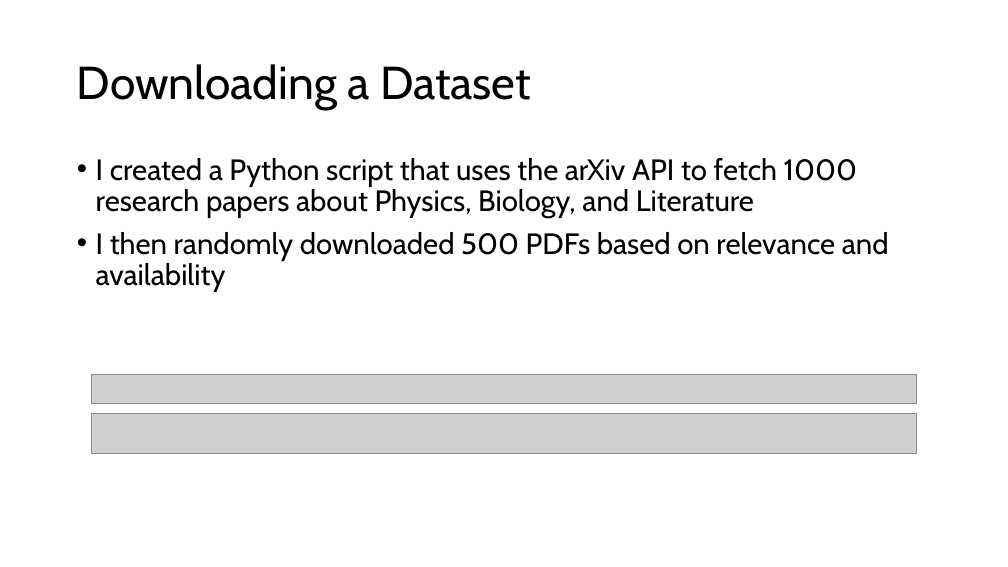
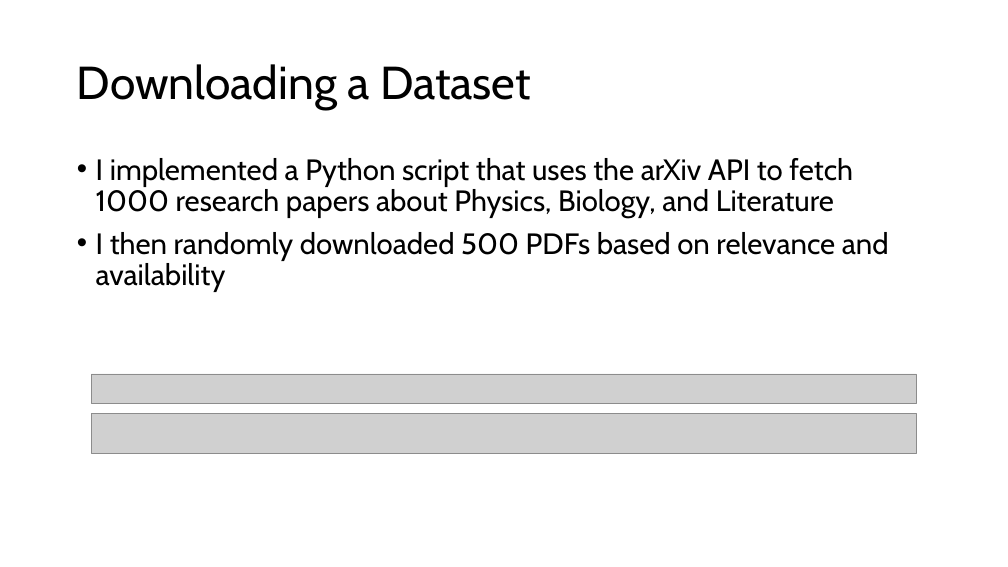
Before and after one commit to henryroeth/research-paper-organizer, a slide deck: slide 4 of docs/Progress_Report_1_HKR.pptx. Drawn at 1008x567 pixels with LibreOffice and Linux fonts; fonts in the diff are those of the drawing; grey boxes stand for pictures. Boxes give left, top, right and bottom in pixels: in the first picture for what was removed or moved away, otherwise in the second. Text is boxed around its words. In the diff, an @@ line names an element or a change of style, - is before the commit and + after.

```diff
--- a/docs/Progress_Report_1_HKR.pptx
+++ b/docs/Progress_Report_1_HKR.pptx
@@ text at <box>96,158,853,219</box>: text changed @@
-• I created a Python script that uses the arXiv API to fetch 1000 research papers about Physics, Biology, and Literature
+• I implemented a Python script that uses the arXiv API to fetch 1000 research papers about Physics, Biology, and Literature
```
Also in this commit, not shown: 1 other slide changed, 3 slides added, 1 slide removed, 1 other file.
